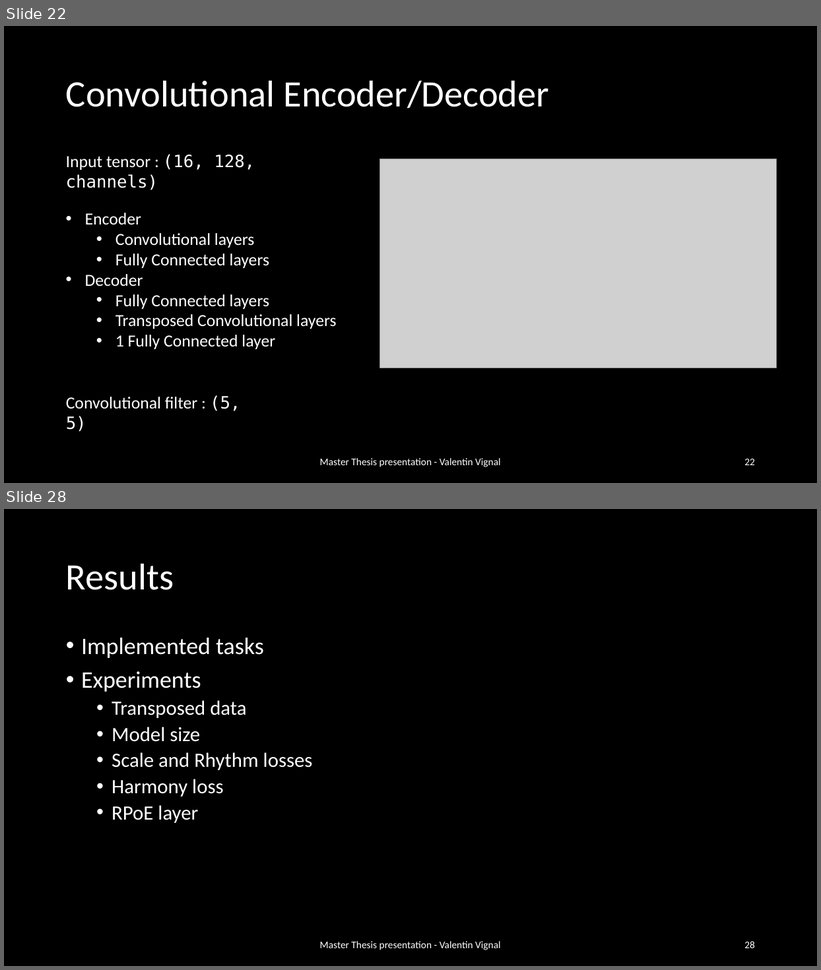
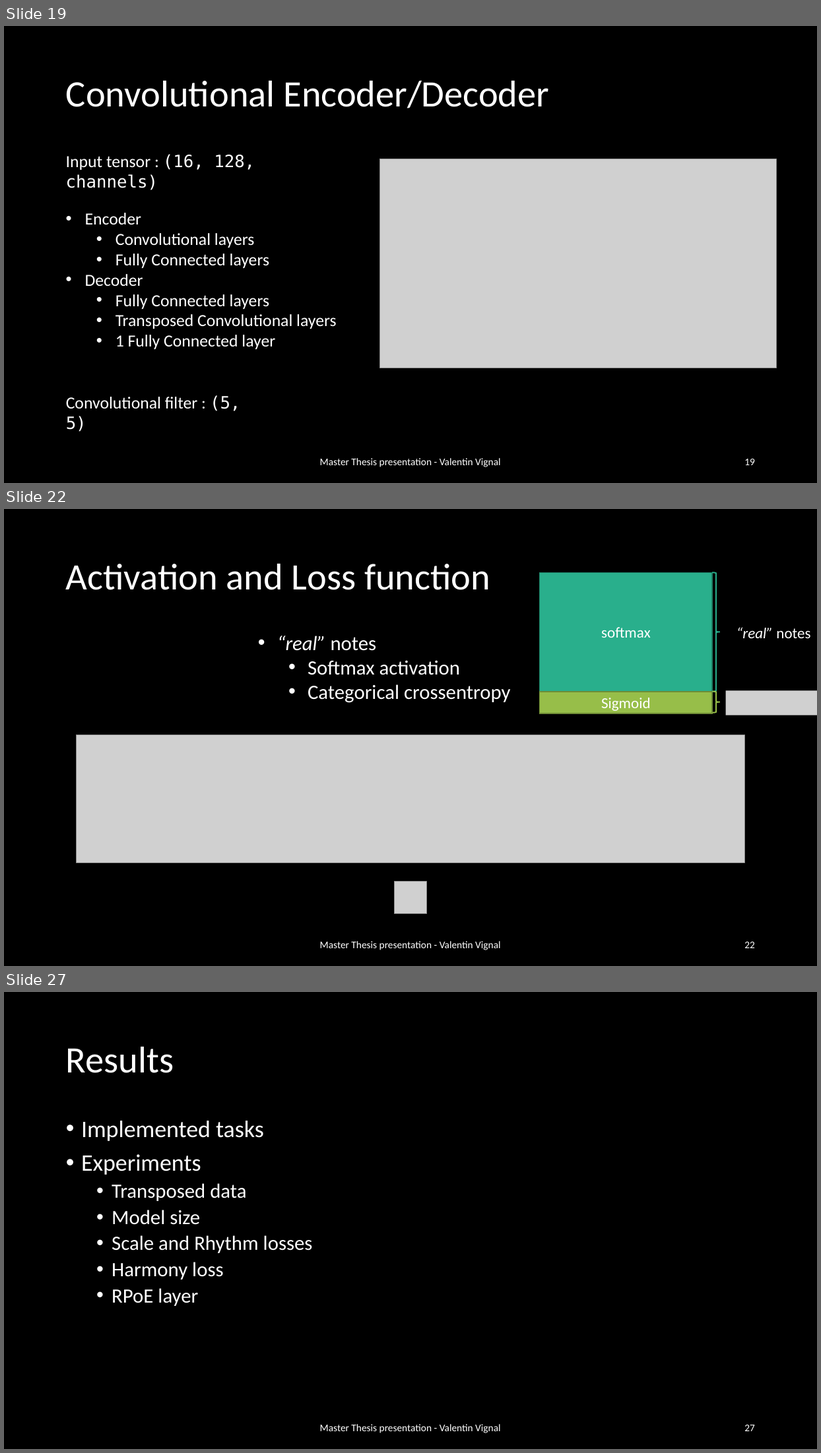
Before and after one commit to ValentinVignal/Dissertation-Report, a slide deck: Presentation/Presentation.pptx. Shown one above the other, each under a label of ours: slides 22 and 28 before the commit, slides 19, 22 and 27 after it; the slides between them are not shown. The pictures are 821x970 and 821x1453 pixels, drawn with LibreOffice and Linux fonts; fonts in the diff are those of the drawing; grey boxes stand for pictures. Boxes give left, top, right and bottom in pixels: in the first picture for what was removed or moved away, otherwise in the second. Text is boxed around its words. In the diff, an @@ line names an element or a change of style, - is before the commit and + after.

```diff
--- a/Presentation/Presentation.pptx
+++ b/Presentation/Presentation.pptx
@@ slide 22 added at [4,509,817,966], background #000000 @@
@@ title added at [66,563,490,590], 44 pt, text #FFFFFF @@
+Activation and Loss function
@@ text added at [277,636,511,703], 24 pt, text #FFFFFF @@
+• “real” notes
+  • Softmax activation
+  • Categorical crossentropy
@@ group added at [540,572,817,715]: 2 rectangles, 2 right braces, 1 picture, 1 text @@
+softmax
+Sigmoid
+“real” notes
@@ picture added at [77,735,745,863] @@
@@ picture added at [395,882,426,914] @@
@@ text added at [320,941,500,951], 12 pt, text #FFFFFF @@
+Master Thesis presentation - Valentin Vignal
@@ page number added at [745,942,755,949], 12 pt, text #FFFFFF @@
+22
@@ what was slide 22 is now slide 19 @@
@@ page number at [745,459,755,466]: text changed @@
-22
+19
@@ what was slide 28 is now slide 27 @@
@@ page number at [745,1425,755,1432]: text changed @@
-28
+27
```
Also in this commit, not shown: 13 slides changed, 18 other slides added, 45 other files.
